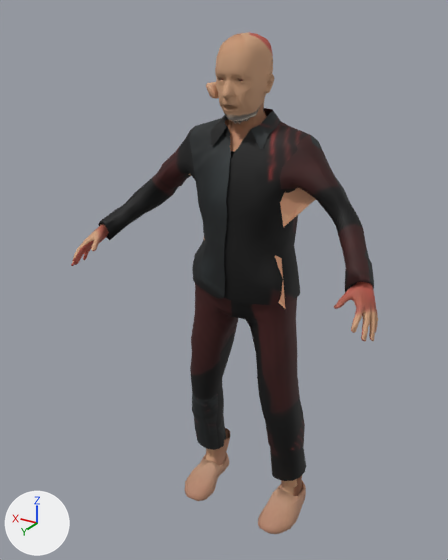
What one commit did to the FBX model Assets/Resources/ProductionArt/Walker.fbx.
One viewpoint serves both versions: a 50 mm camera at (-1.015, 1.905, 1.945) aimed at (0.051, 0.128, 1.057). The lights are fixed; the arrows at lower left show +X, +Y and +Z. The older version comes first. Objects named as collision shapes, trigger or cutter boxes, shadow casters or lower levels of detail are left out.

Objects in the first picture: 'Walker_LOD0'.
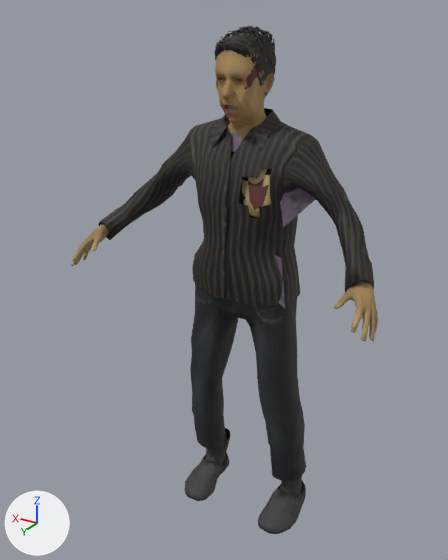
Changed parts and their boxes (x1, y1, x2, y2) in the pictures (448 x 560 px):
'Walker_LOD0', reshaped: before (71, 32, 378, 534); after (71, 26, 378, 534)
part 1 of me_walker_skin, reshaped: before (199, 33, 377, 338); after (199, 26, 377, 341)
part 2 of me_walker_skin, reshaped: before (73, 224, 111, 262); after (72, 224, 111, 265)
part 3 of me_walker_skin, surface changed: (71, 33, 378, 534) in both

Diff of the bpy script that builds the scene:
```diff
--- a/Assets/Resources/ProductionArt/Walker.fbx.py
+++ b/Assets/Resources/ProductionArt/Walker.fbx.py
@@ me_walker_skin @@
 # used by ob_walker_lod0; location = (0.0, 0.0, 0.0)
-me_walker_skin.from_pydata(...)  # 4628 vertices, 7144 faces; spans x -0.58..0.58, y -0.1..0.39, z 0.01..1.89
+me_walker_skin.from_pydata(...)  # 8428 vertices, 11408 faces; spans x -0.58..0.58, y -0.1..0.39, z 0.01..1.91
+# me_walker_skin part 1: 140 vertices moved within x -0.57..0.09, y 0.03..0.39, z 1.1..1.89; 326 vertices removed from x -0.55..0.17, y -0.04..0.35, z 1.11..1.85; 3988 vertices added at x -0.57..0.19, y -0.04..0.39, z 1.09..1.91
+# me_walker_skin part 2: 24 vertices moved within x 0.47..0.57, y 0.25..0.39, z 1.08..1.19; 16 vertices removed from x 0.4..0.56, y 0.11..0.36, z 1.12..1.31; 140 vertices added at x 0.43..0.57, y 0.11..0.39, z 1.09..1.31
+# me_walker_skin part 3: 4024 kept faces spanning x -0.58..0.58, y -0.1..0.39, z 0.01..1.89 get new texture (UV) coordinates
+# other edits to the shape of me_walker_skin do not show in these pictures
 me_walker_skin.materials.append(mat_character_atlas)
```
